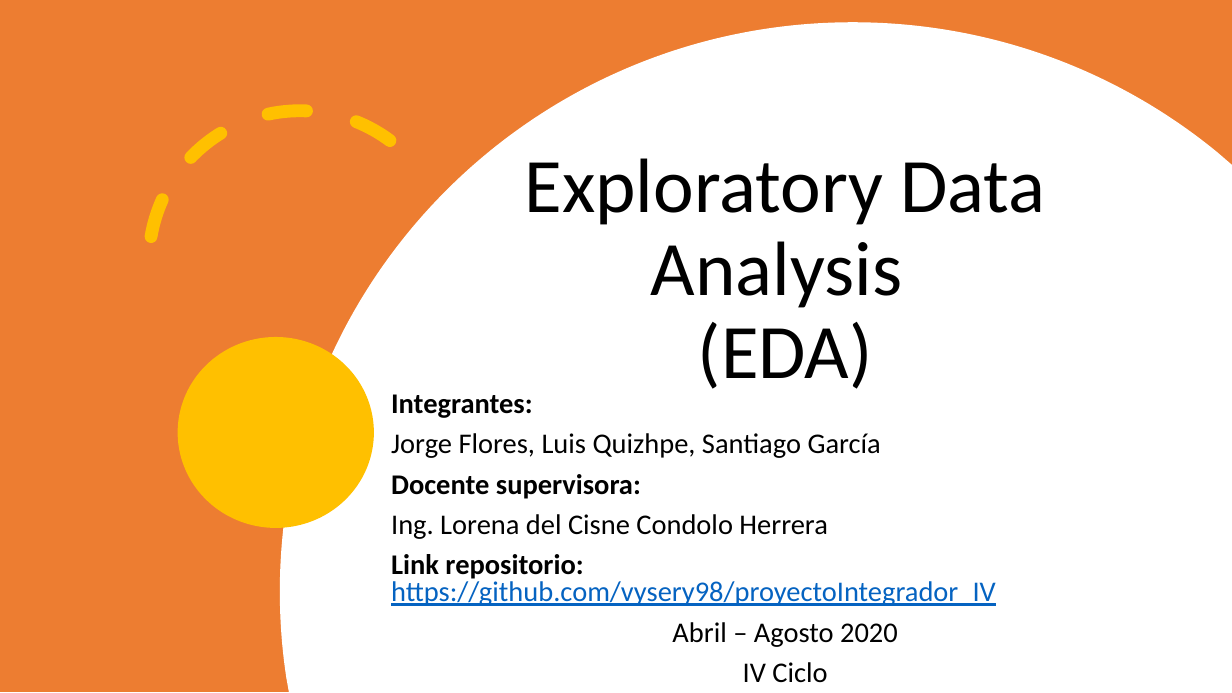
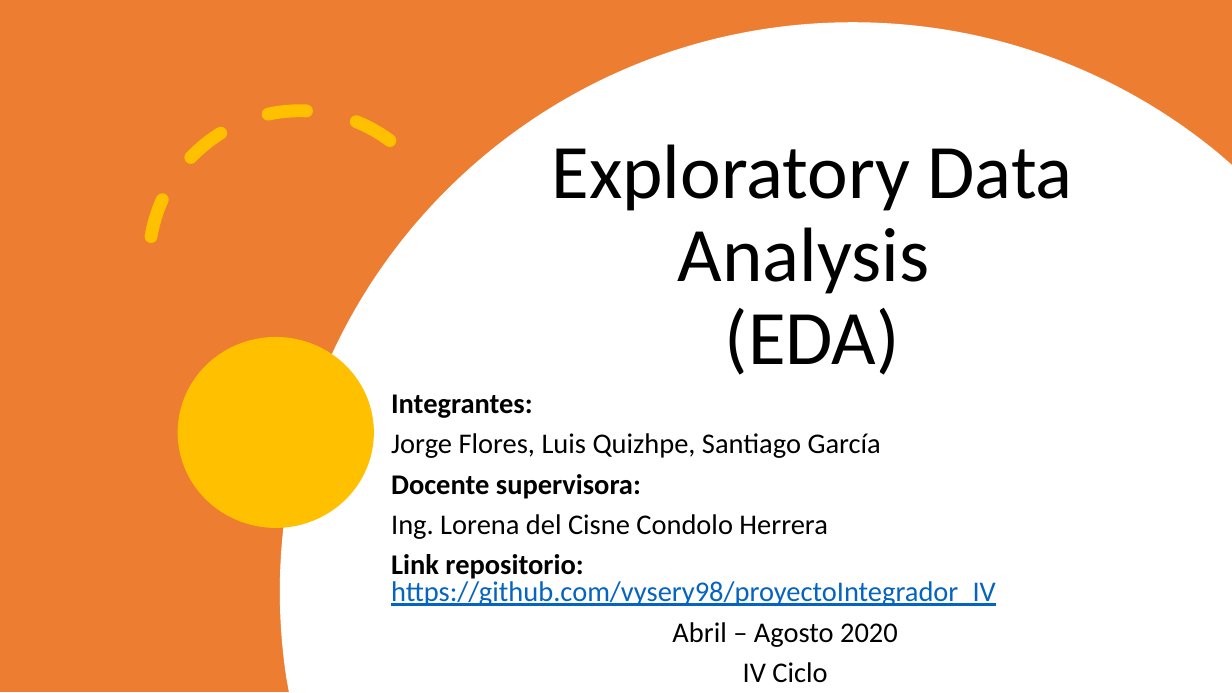
Before and after one commit to vysery98/proyectoIntegrador_IV, a slide deck: slide 1 of Presentación.pptx. Drawn at 1232x693 pixels with LibreOffice and Linux fonts; fonts in the diff are those of the drawing. Boxes give left, top, right and bottom in pixels: in the first picture for what was removed or moved away, otherwise in the second. Text is boxed around its words. In the diff, an @@ line names an element or a change of style, - is before the commit and + after.

Commit message:
final

```diff
--- a/Presentación.pptx
+++ b/Presentación.pptx
@@ title "Exploratory Data Analysis (EDA)": place and size @@
-title "Exploratory Data Analysis (EDA)" at [524,158,1045,389]
+title "Exploratory Data Analysis (EDA)" at [551,144,1072,375]
```
Also in this commit, not shown: 1 other slide changed.
